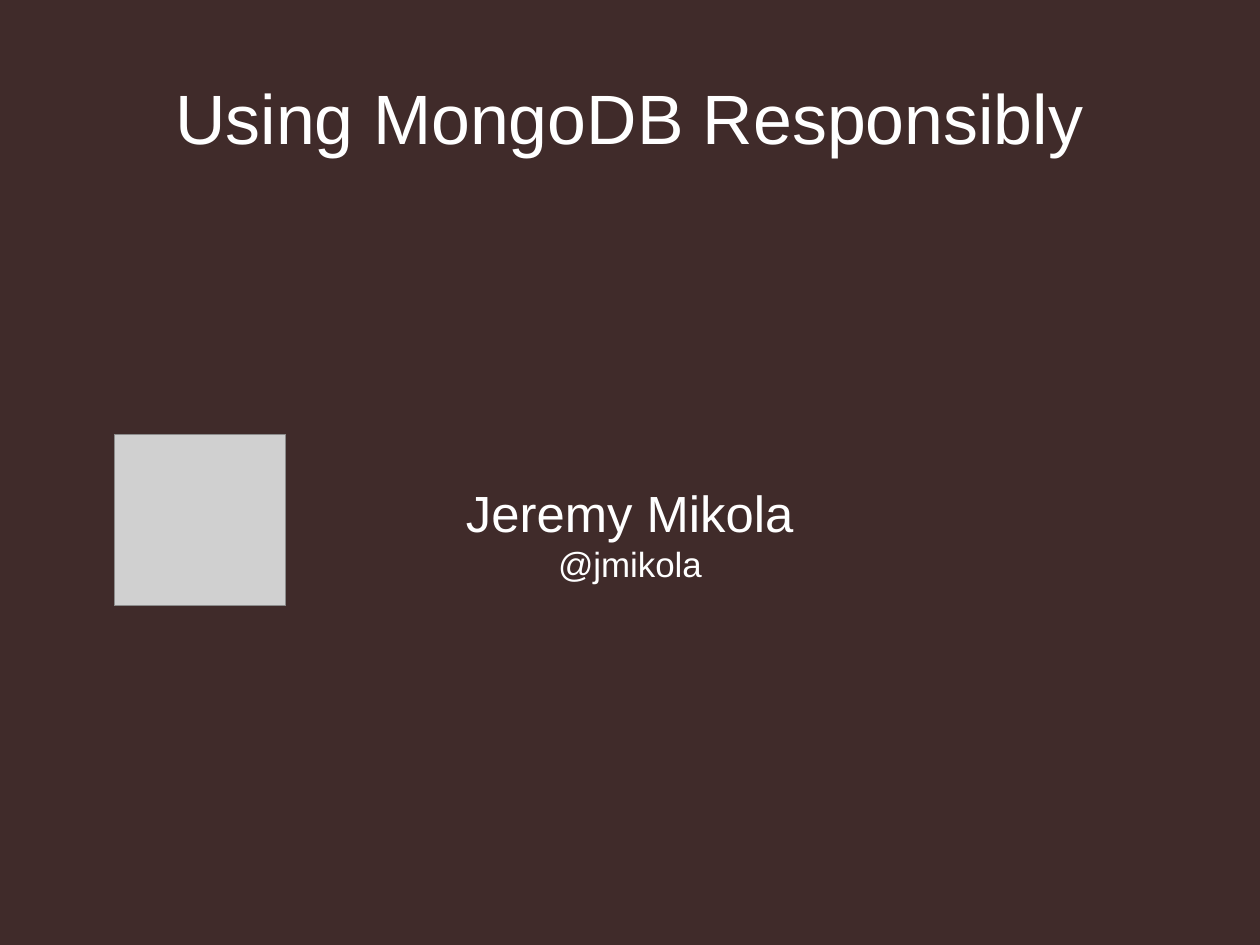
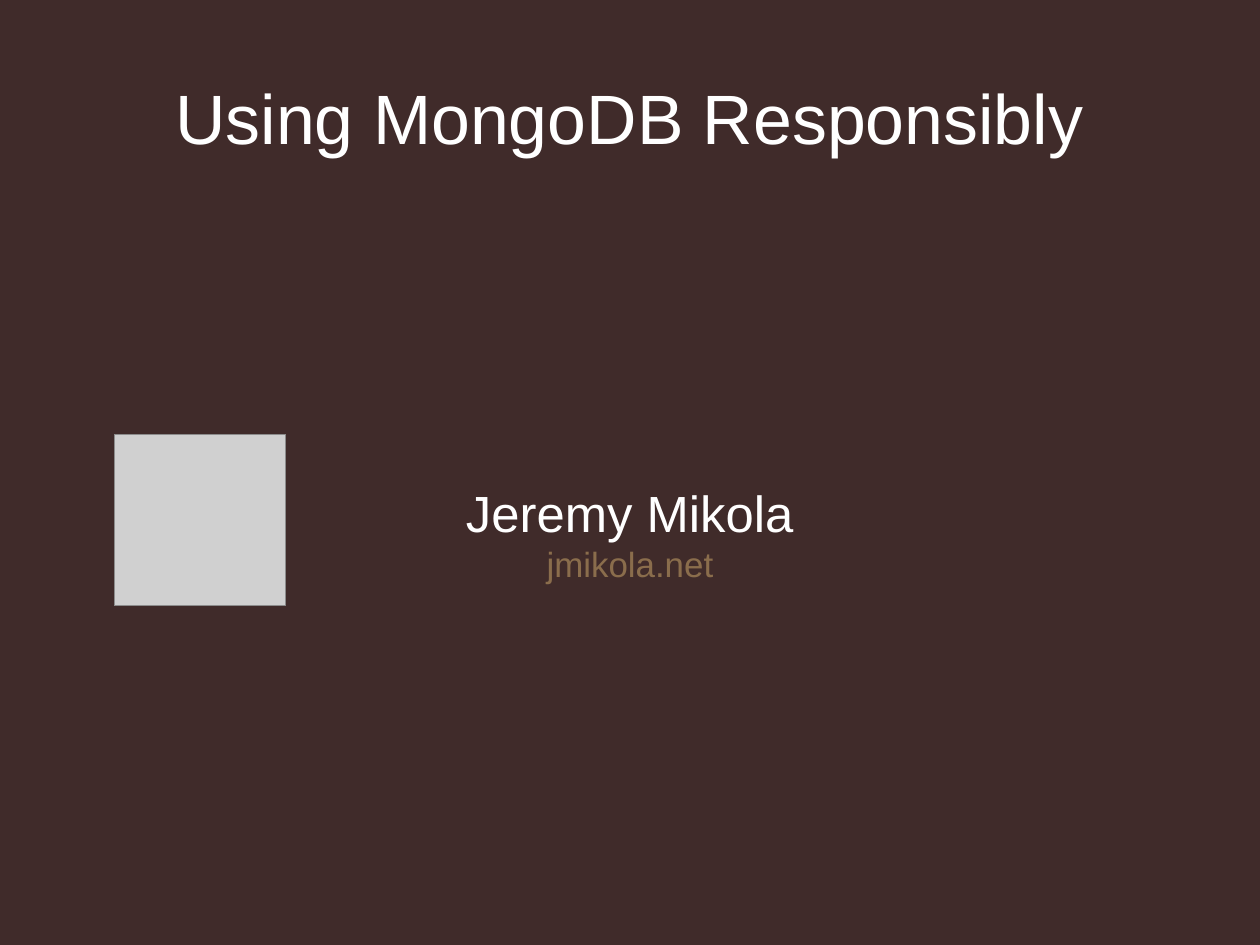
Before and after one commit to jmikola/slides, a slide deck: slide 1 of 20120607-symfony_live/using_mongodb_responsibly.odp. Drawn at 1260x945 pixels with LibreOffice and Linux fonts; fonts in the diff are those of the drawing; grey boxes stand for pictures; background and template pictures are left out. Boxes give left, top, right and bottom in pixels: in the first picture for what was removed or moved away, otherwise in the second. Text is boxed around its words. In the diff, an @@ line names an element or a change of style, - is before the commit and + after.

Commit message:
Using MongoDB Reponsibly slides for Symfony Live

```diff
--- a/20120607-symfony_live/using_mongodb_responsibly.odp
+++ b/20120607-symfony_live/using_mongodb_responsibly.odp
@@ subtitle at (547,552,714,584): text changed; text colour #FFFFFF to #8A6D4C @@
-@jmikola
+jmikola.net
```
Also in this commit, not shown: 4 other slides changed, 2 slides added, 1 slide removed, 1 other file.
